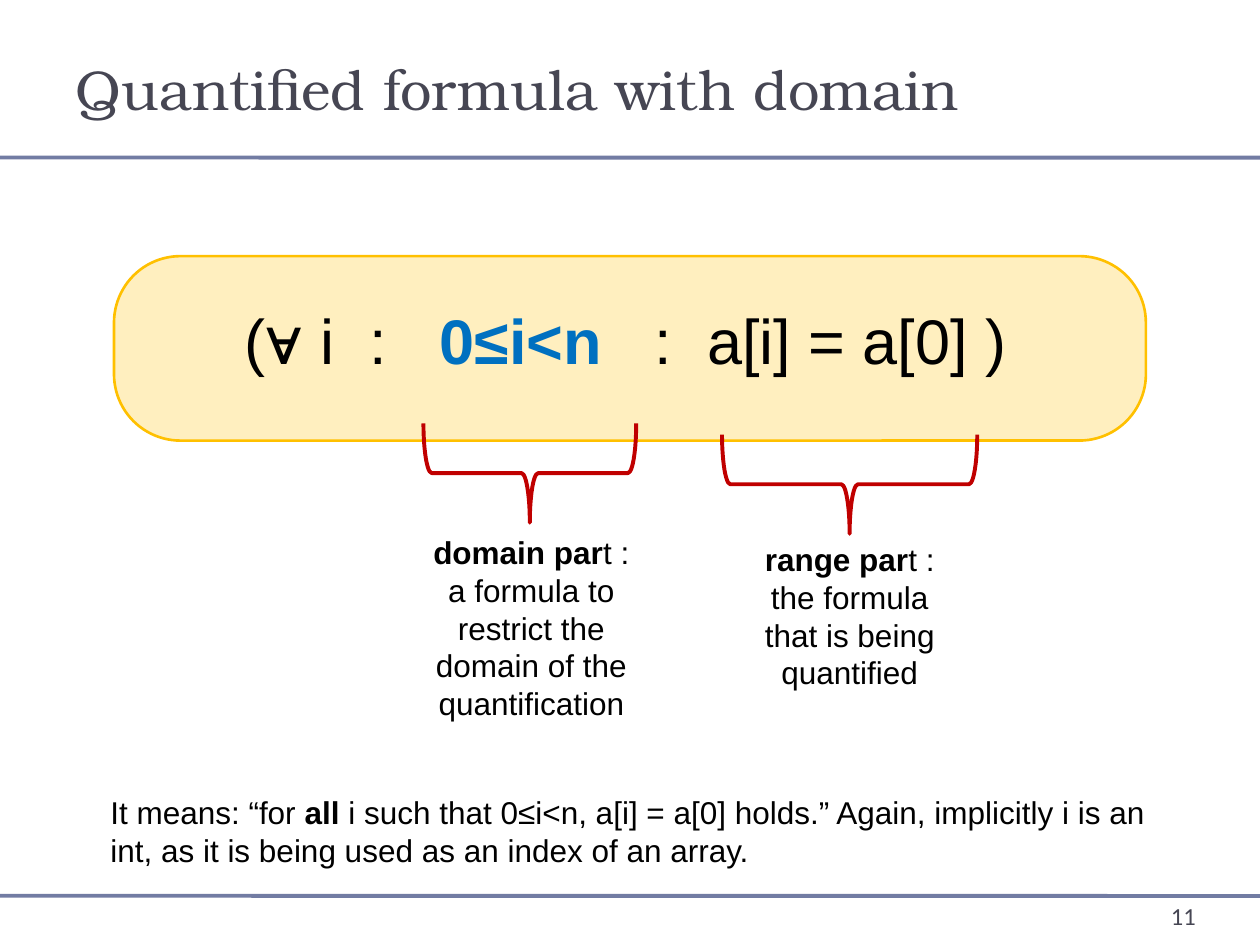
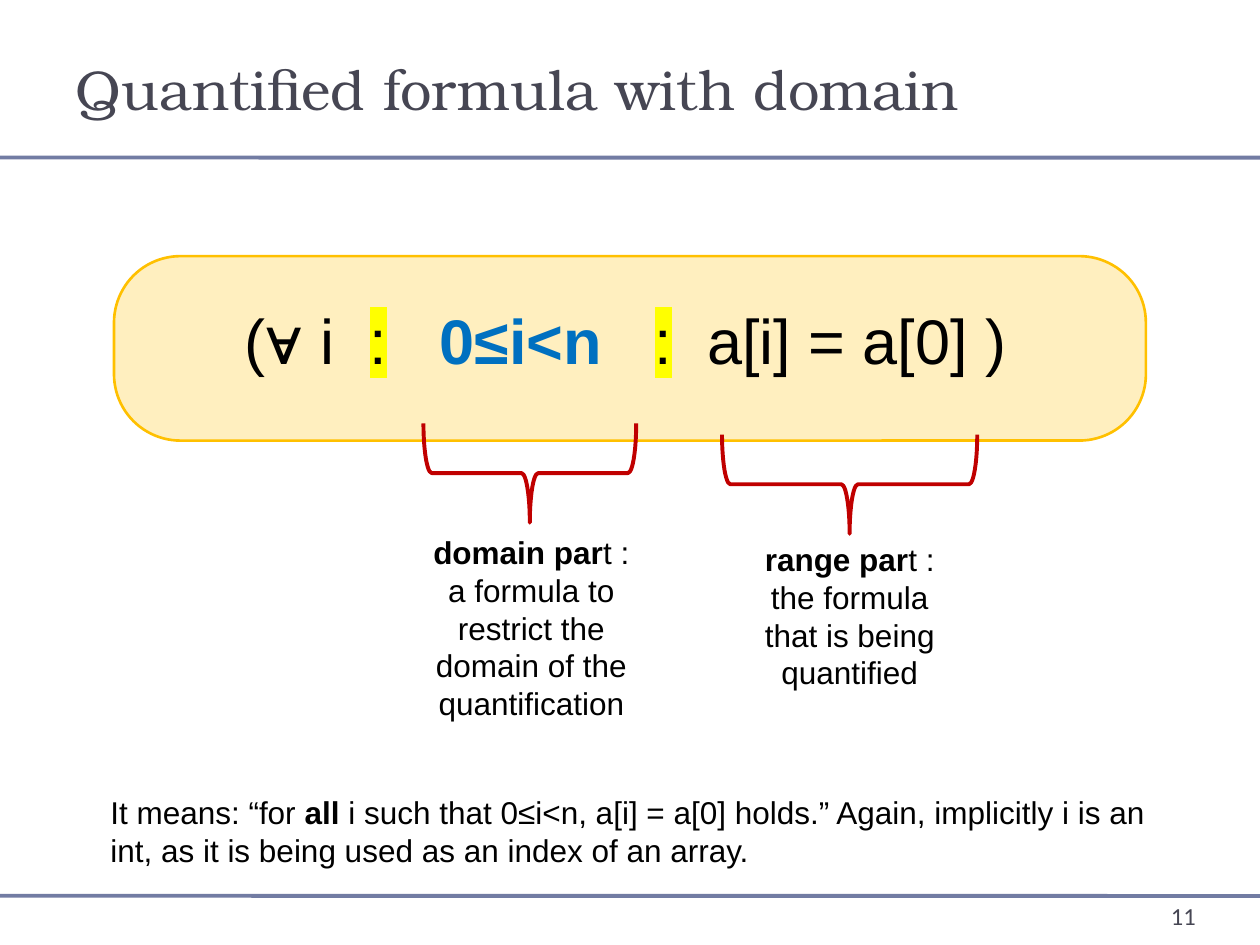
Before and after one commit to wooshrow/b3stv, a slide deck: slide 11 of slides/predlogic.pptx. Drawn at 1260x945 pixels with LibreOffice and Linux fonts; fonts in the diff are those of the drawing. Boxes give left, top, right and bottom in pixels: in the first picture for what was removed or moved away, otherwise in the second. Text is boxed around its words. In the diff, an @@ line names an element or a change of style, - is before the commit and + after.

```diff
--- a/slides/predlogic.pptx
+++ b/slides/predlogic.pptx
@@ text "(∀ i : 0≤i<n : ..." at [321, 318, 968, 375]: highlight none to #FFFF00 in ": :" @@
```
Also in this commit, not shown: 5 other slides changed, 1 other file.
